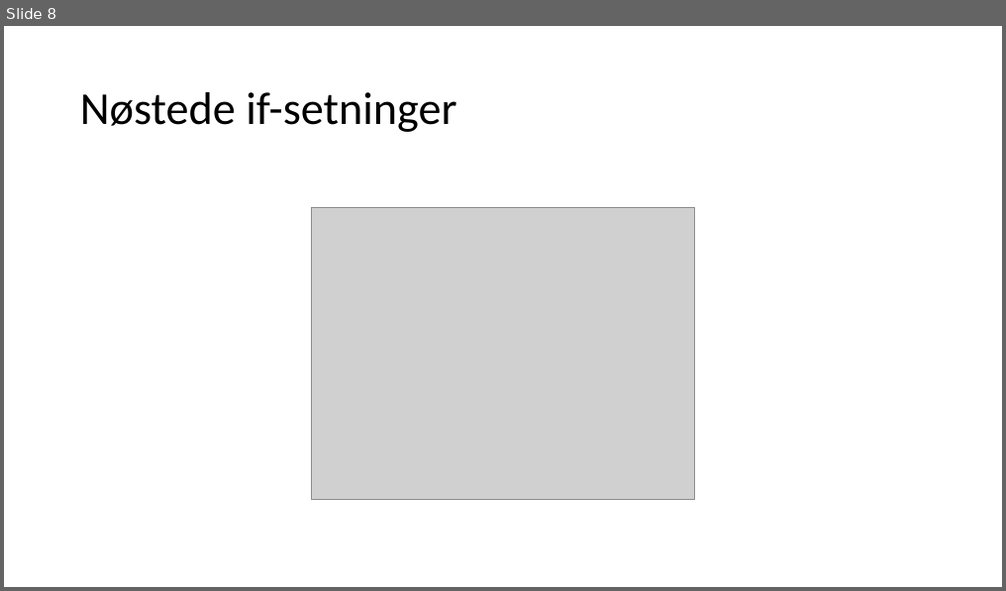
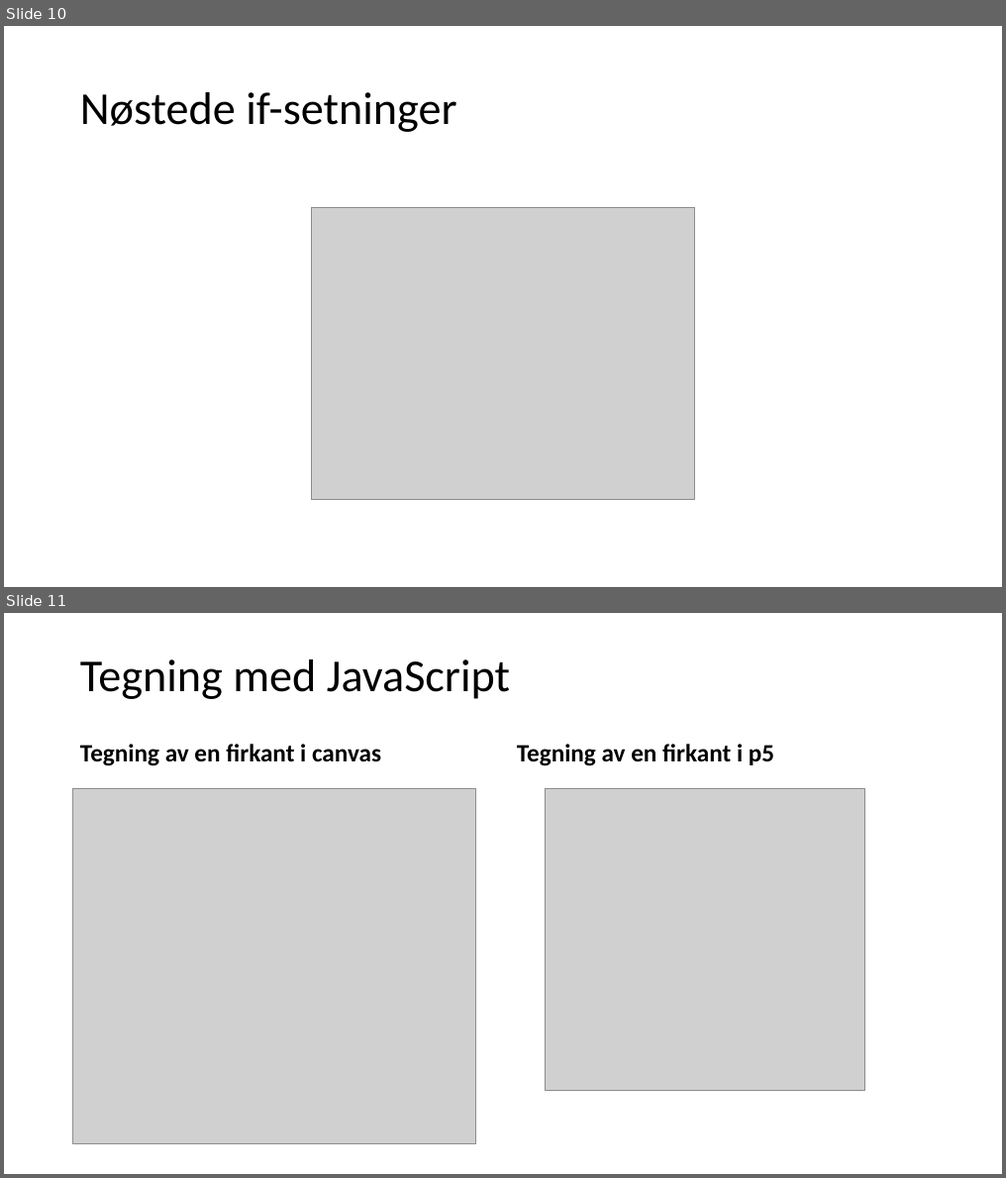
Before and after one commit to AizanM/IT2, a slide deck: Uke 36/Uke 36.pptx. Shown one above the other, each under a label of ours: slide 8 before the commit, slides 10 and 11 after it. The pictures are 1006x591 and 1006x1178 pixels, drawn with LibreOffice and Linux fonts; fonts in the diff are those of the drawing; grey boxes stand for pictures. Boxes give left, top, right and bottom in pixels: in the first picture for what was removed or moved away, otherwise in the second. Text is boxed around its words. In the diff, an @@ line names an element or a change of style, - is before the commit and + after.

```diff
--- a/Uke 36/Uke 36.pptx
+++ b/Uke 36/Uke 36.pptx
@@ slide 11 added at [4, 613, 1002, 1174], background #FFFFFF @@
@@ title added at [80, 660, 510, 699], 44 pt, text #000000 @@
+Tegning med JavaScript
@@ text added at [80, 744, 381, 766], 24 pt, text #000000, bold @@
+Tegning av en firkant i canvas
@@ text added at [517, 744, 774, 766], 24 pt, text #000000, bold @@
+Tegning av en firkant i p5
@@ picture added at [73, 789, 475, 1145] @@
@@ picture added at [545, 789, 864, 1090] @@
@@ what was slide 8 is now slide 10 @@
```
Also in this commit, not shown: 2 slides changed, 5 other slides added, 21 other files.
